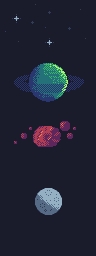
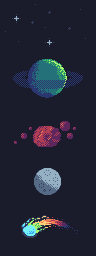
Before/after of a (96, 256) layered artwork. What changed in the layer stack:
renamed "Taso 5" to "sprite1", painted on it over [left=13, top=64, right=84, bottom=192]
renamed "Taso 7" to "sprite2", painted on it over [left=13, top=64, right=64, bottom=238]
renamed "Layer 3" to "sprite3", moved it above "sprite4", painted on it over [left=13, top=59, right=84, bottom=238]
renamed "Layer 4" to "sprite4", painted on it over [left=13, top=59, right=84, bottom=238]
renamed "Background" to "background", painted on it over [left=13, top=59, right=84, bottom=238]
